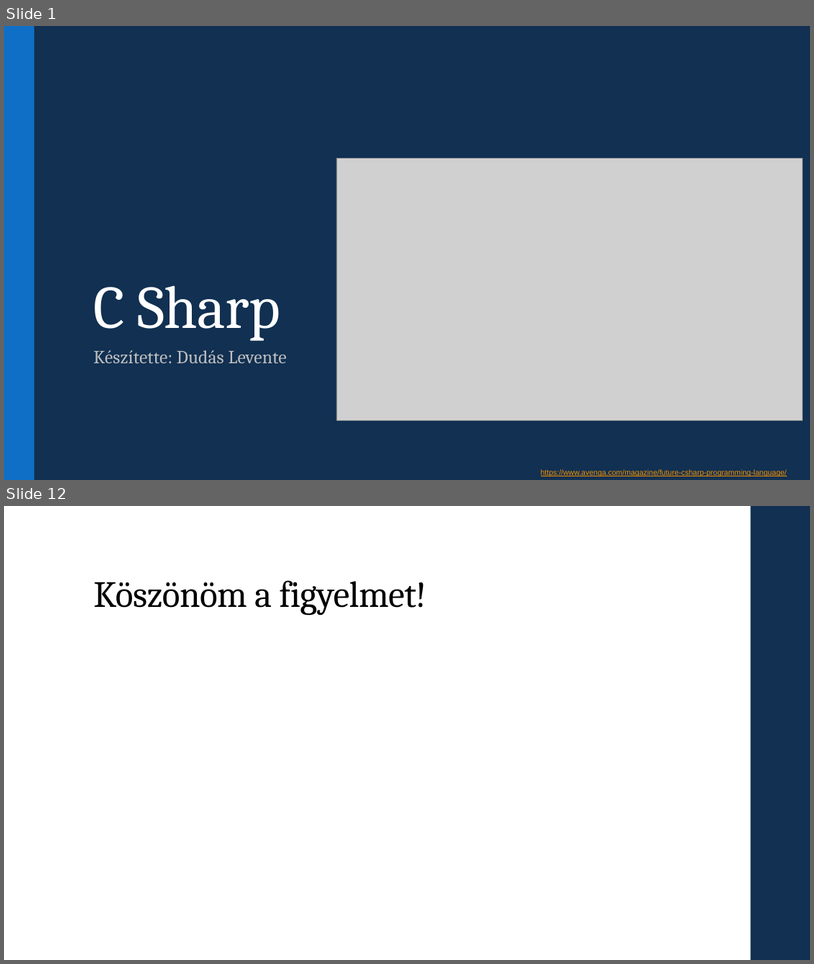
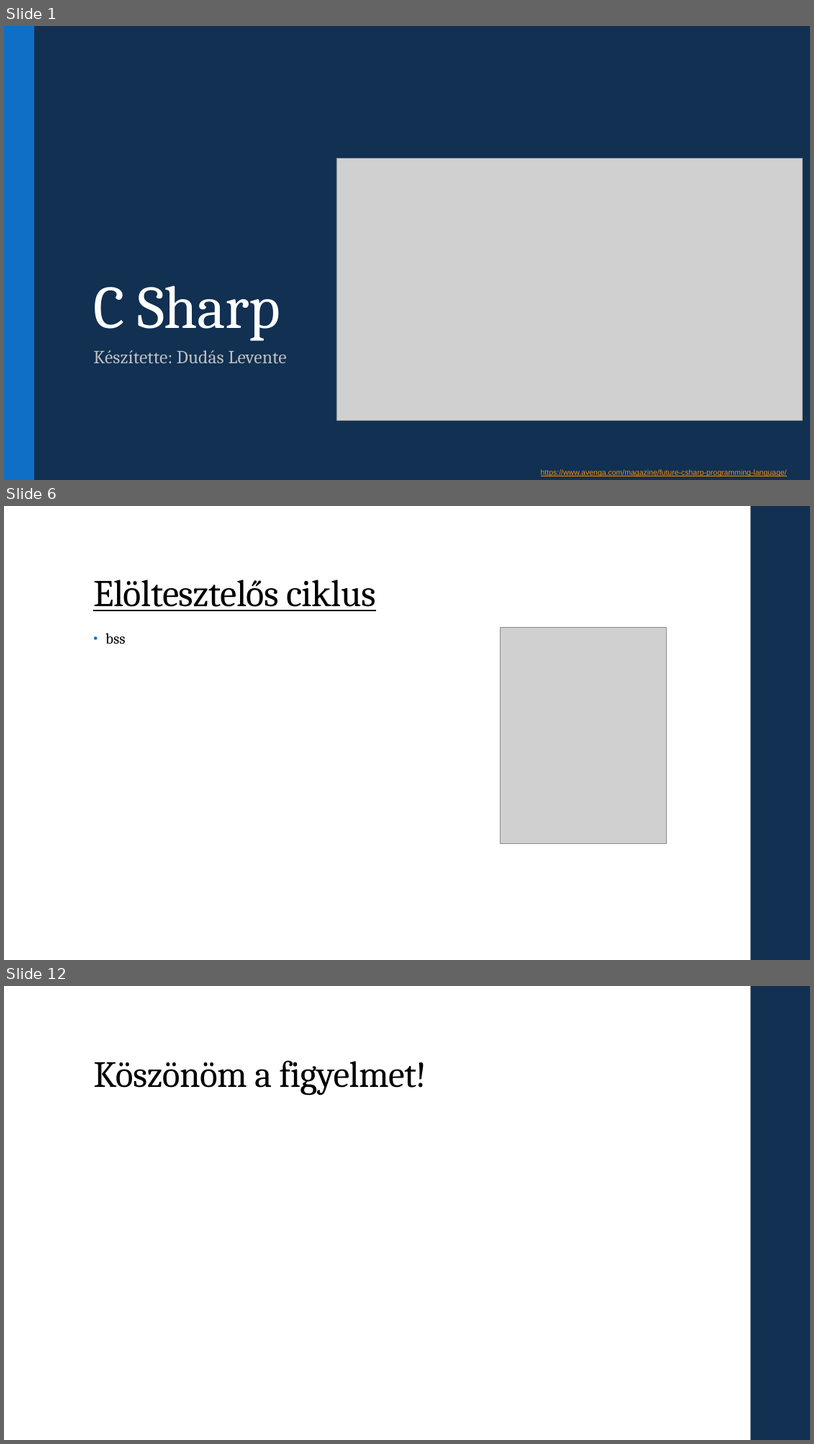
Before and after one commit to dudaslevente/Paprika, a slide deck: Beadandó.pptx. Shown one above the other, each under a label of ours: slides 1 and 12 before the commit, slides 1, 6 and 12 after it; the slides between them are not shown. The pictures are 814x964 and 814x1444 pixels, drawn with LibreOffice and Linux fonts; fonts in the diff are those of the drawing; grey boxes stand for pictures. Boxes give left, top, right and bottom in pixels: in the first picture for what was removed or moved away, otherwise in the second. Text is boxed around its words. In the diff, an @@ line names an element or a change of style, - is before the commit and + after.

```diff
--- a/Beadandó.pptx
+++ b/Beadandó.pptx
@@ slide 6 added at box(4, 506, 810, 960), background #FFFFFF; not listed: 1 template element that a slide beside it also shows @@
@@ title added at box(93, 579, 376, 611), 45 pt, text #000000, underline @@
+Elöltesztelős ciklus
@@ text added at box(106, 633, 126, 644), 18 pt, text #000000 @@
+• bss
@@ picture added at box(501, 627, 667, 844) @@
```
Also in this commit, not shown: 2 slides changed, 3 other slides added, 3 slides removed.
